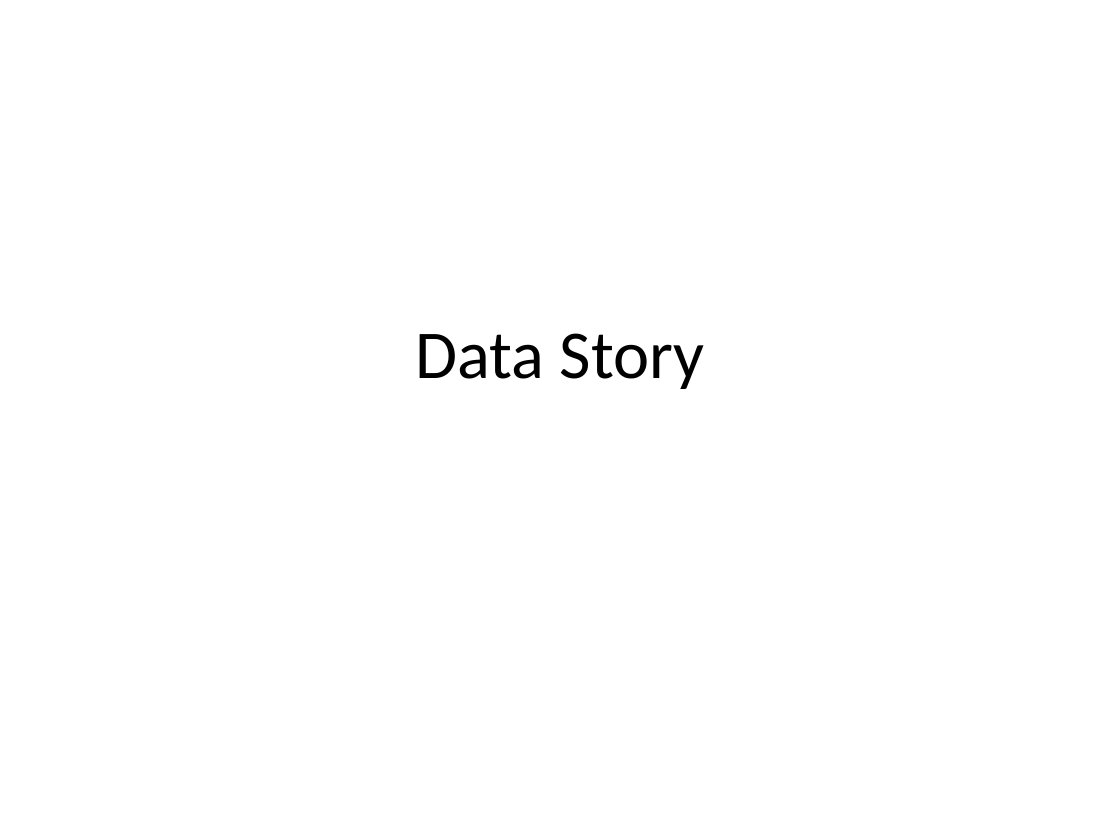
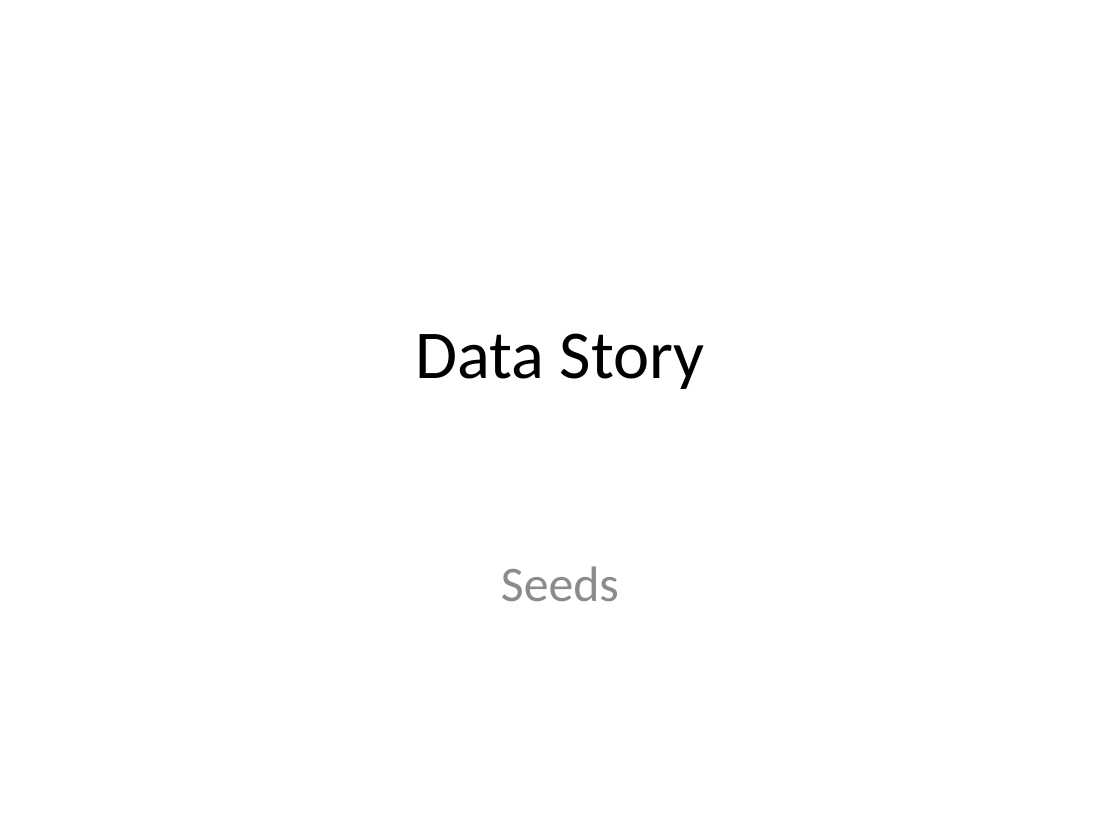
Before and after one commit to nanodoc2020/Springboard, a slide deck: slide 1 of Capstone-Project1/Documents/Data_Story_slides.pptx. Drawn at 1120x840 pixels with LibreOffice and Linux fonts; fonts in the diff are those of the drawing. Boxes give left, top, right and bottom in pixels: in the first picture for what was removed or moved away, otherwise in the second. Text is boxed around its words. In the diff, an @@ line names an element or a change of style, - is before the commit and + after.

```diff
--- a/Capstone-Project1/Documents/Data_Story_slides.pptx
+++ b/Capstone-Project1/Documents/Data_Story_slides.pptx
@@ subtitle added at (x1=501, y1=566, x2=619, y2=601), 32 pt, text #8C8C8C @@
+Seeds
```
Also in this commit, not shown: 9 slides added, 3 slides removed, 1 other file.
